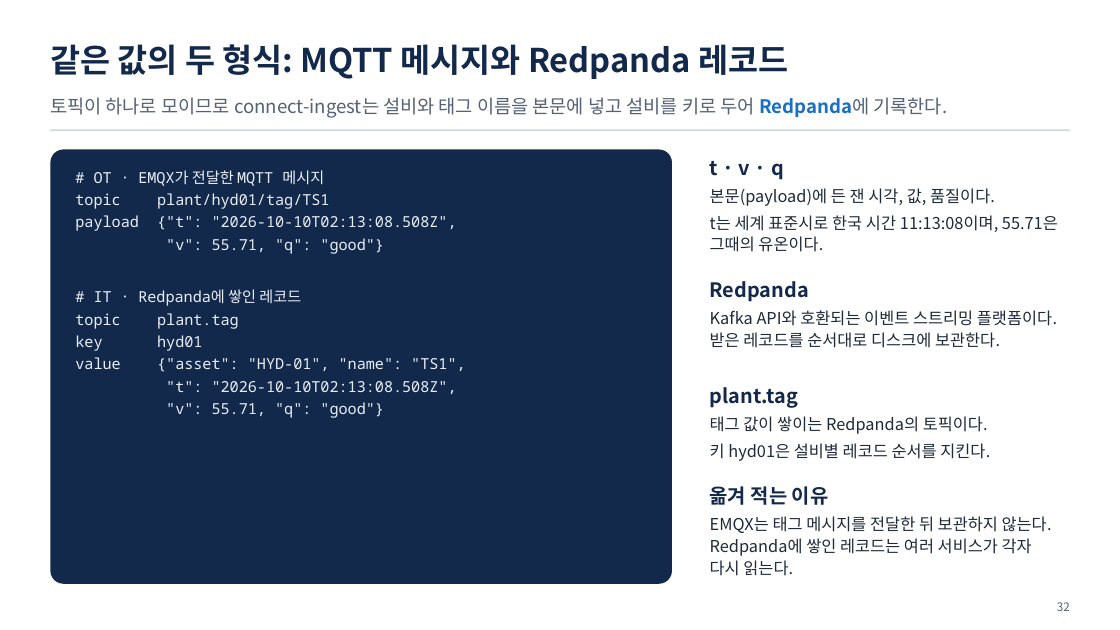
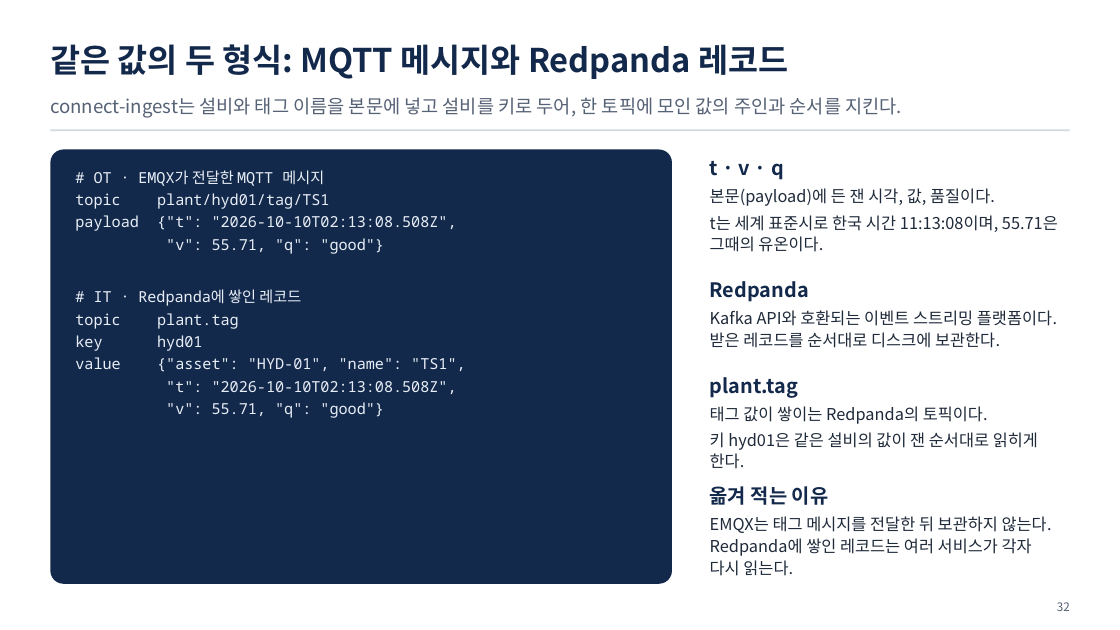
Before and after one commit to uengine-oss/hyd-iot-edu, a slide deck: slide 32 of course/slides/integrated/통합반_01일차.pptx. Drawn at 1120x630 pixels with LibreOffice and Linux fonts; fonts in the diff are those of the drawing. Boxes give left, top, right and bottom in pixels: in the first picture for what was removed or moved away, otherwise in the second. Text is boxed around its words. In the diff, an @@ line names an element or a change of style, - is before the commit and + after.

```diff
--- a/course/slides/integrated/통합반_01일차.pptx
+++ b/course/slides/integrated/통합반_01일차.pptx
@@ text at box(50, 97, 902, 118): text changed @@
-토픽이 하나로 모이므로 connect-ingest는 설비와 태그 이름을 본문에 넣고 설비를 키로 두어 Redpanda에 기록한다.
+connect-ingest는 설비와 태그 이름을 본문에 넣고 설비를 키로 두어, 한 토픽에 모인 값의 주인과 순서를 지킨다.
@@ text at box(710, 432, 1038, 469): text changed @@
-키 hyd01은 설비별 레코드 순서를 지킨다.
+키 hyd01은 같은 설비의 값이 잰 순서대로 읽히게 한다.
```
Also in this commit, not shown: 16 other slides changed, 7 other files.
